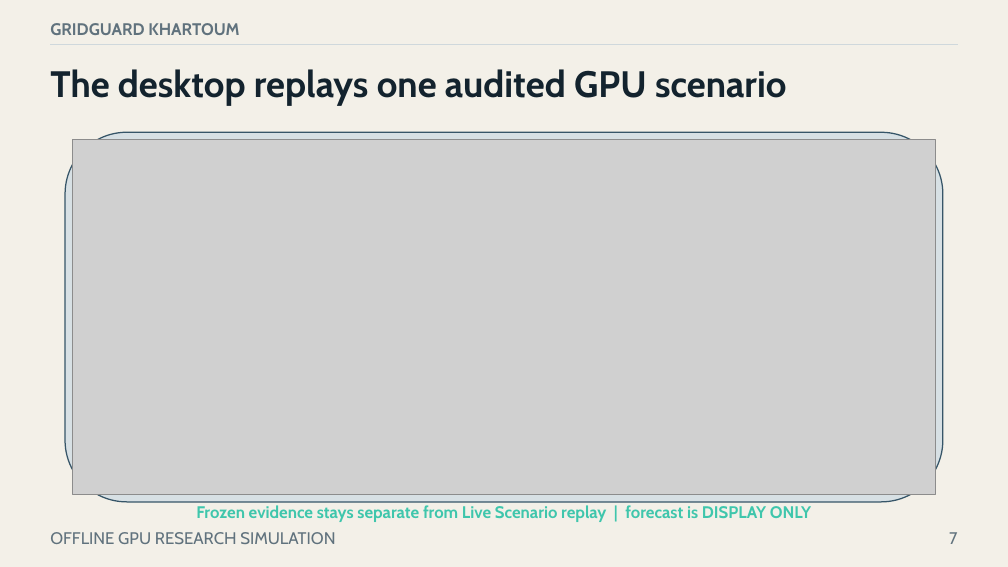
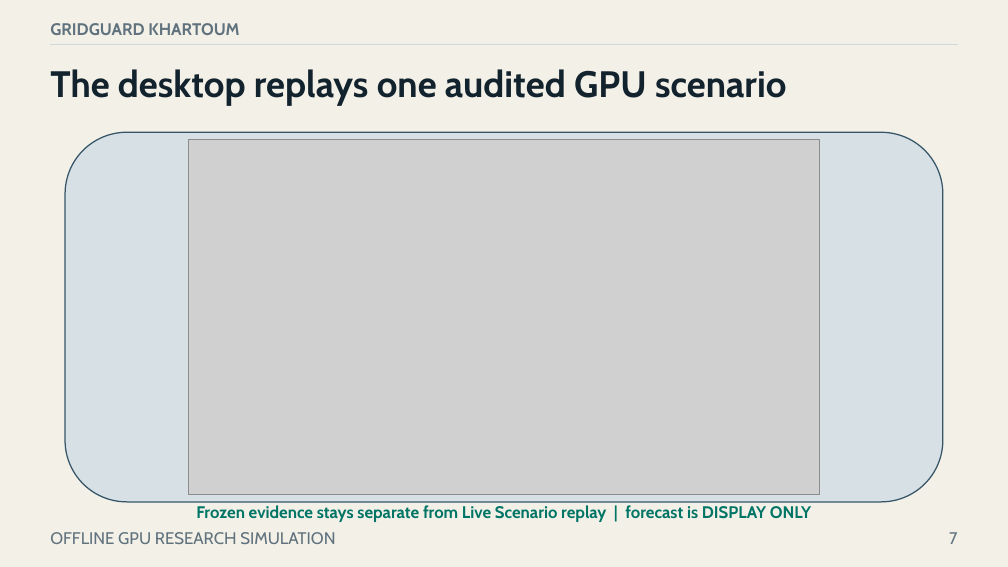
Before and after one commit to boomout2012-afk/gridguard-khartoum, a slide deck: slide 7 of output/presentation/gridguard-khartoum-defense.pptx. Drawn at 1008x567 pixels with LibreOffice and Linux fonts; fonts in the diff are those of the drawing; grey boxes stand for pictures. Boxes give left, top, right and bottom in pixels: in the first picture for what was removed or moved away, otherwise in the second. Text is boxed around its words. In the diff, an @@ line names an element or a change of style, - is before the commit and + after.

```diff
--- a/output/presentation/gridguard-khartoum-defense.pptx
+++ b/output/presentation/gridguard-khartoum-defense.pptx
@@ picture resized from (x1=73, y1=140, x2=936, y2=495) to (x1=188, y1=140, x2=820, y2=495) @@
@@ text "Frozen evidence stays separate from ..." at (x1=196, y1=505, x2=811, y2=522): text colour #3FC6AC to #007565 @@
```
Also in this commit, not shown: 6 other slides changed, 24 other files.
